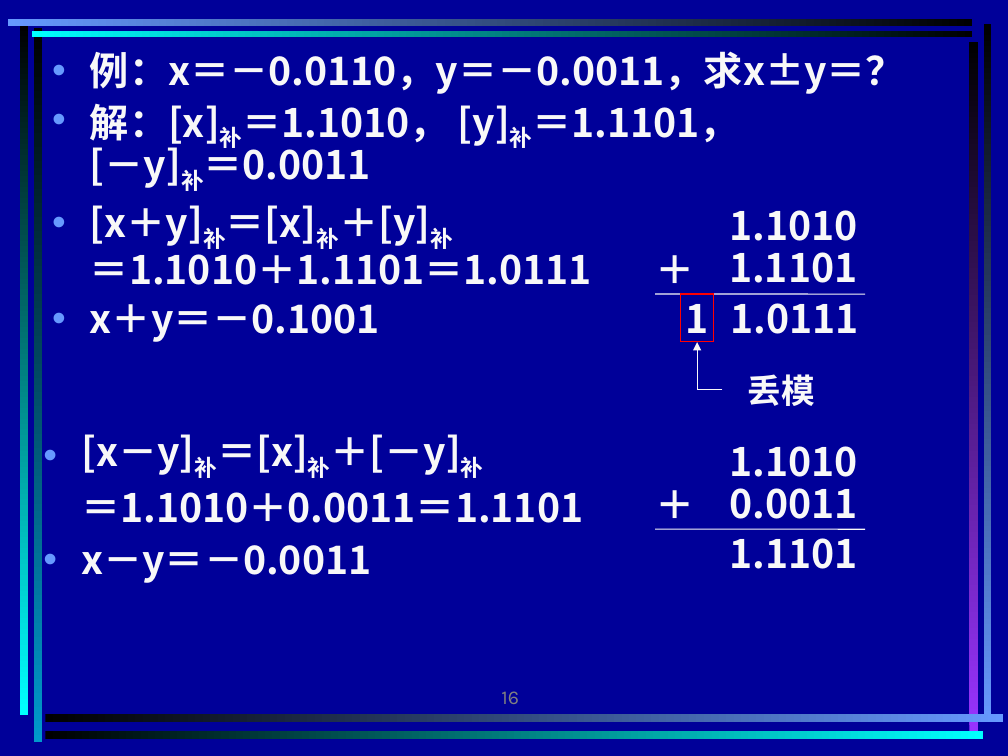
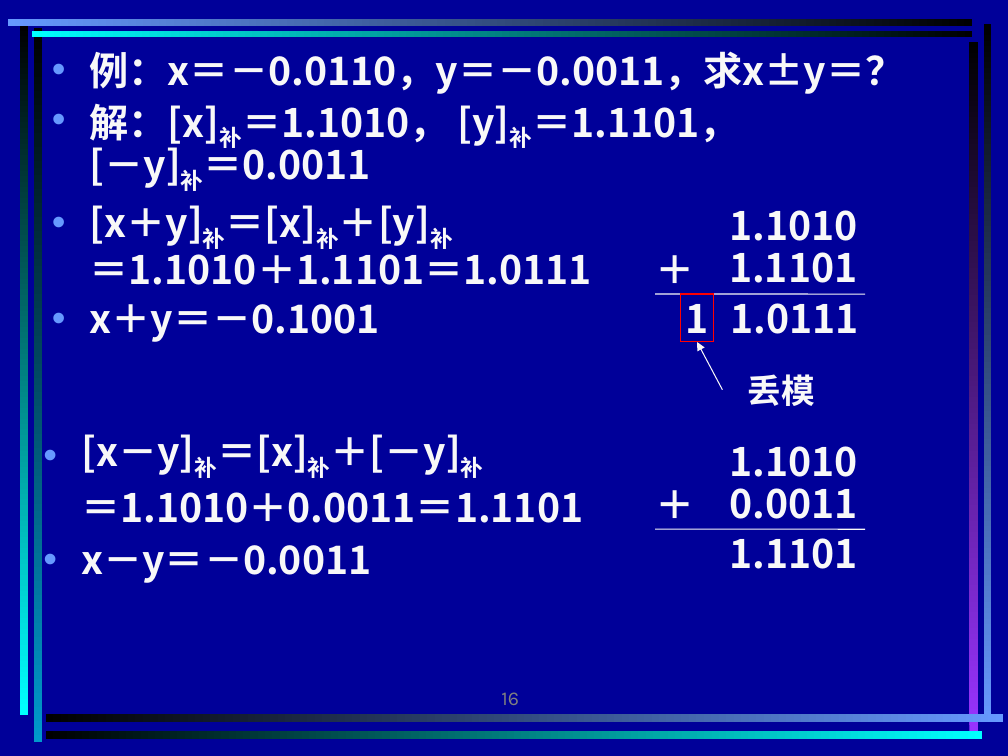
Before and after one commit to ZJWang9928/Own-Notes, a slide deck: slide 16 of 计算机组成原理课件/第 3 章 运算方法与运算器.ppt. Drawn at 1008x756 pixels with LibreOffice and Linux fonts; fonts in the diff are those of the drawing; background and template pictures are left out. Boxes give left, top, right and bottom in pixels: in the first picture for what was removed or moved away, otherwise in the second. Text is boxed around its words. In the diff, an @@ line names an element or a change of style, - is before the commit and + after.

```diff
--- a/计算机组成原理课件/第 3 章 运算方法与运算器.ppt
+++ b/计算机组成原理课件/第 3 章 运算方法与运算器.ppt
@@ elbow arrow (723, 390) - (698, 342): elbow arrow to arrow; route changed @@
```
Also in this commit, not shown: 229 other slides changed, 1 other file.
